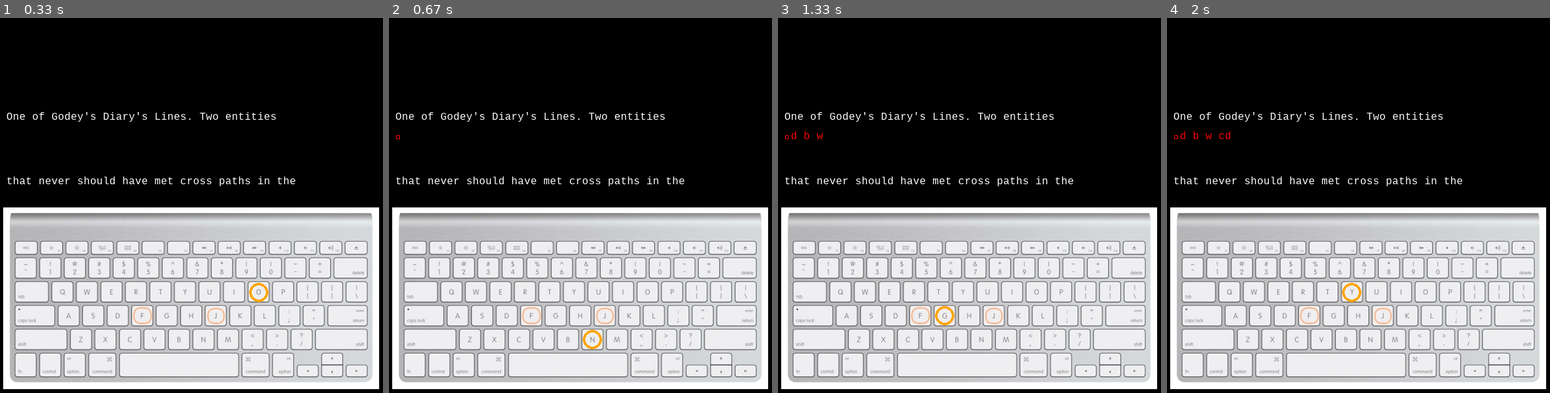
Above: before the commit, frames 1-4 (left to right).
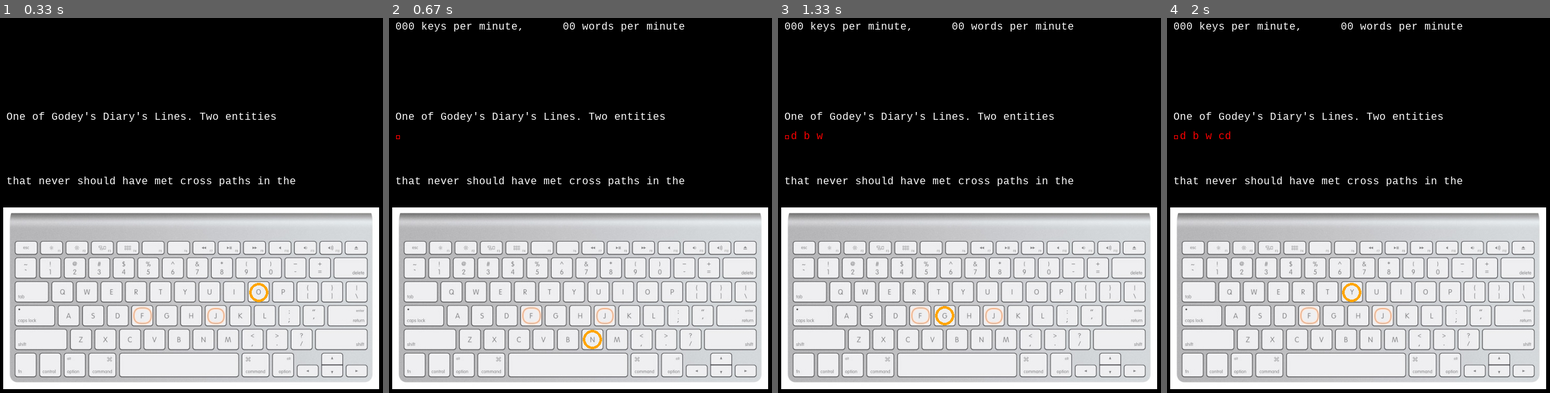
Above: after the commit, the same moments.

Repository: litdream/TypingGym
Game: pygame game, started from module_3.py
Same seed, same stepped clock (60 frames per second), same inputs: the game is played once before the commit and once after it. The source is Python 2; it was converted automatically to run under Python 3.
Inputs:
- Up to frame 1 (0.33 s): no input
- Up to frame 2 (0.67 s): tap Enter at 0.33 s
- Up to frame 3 (1.33 s): hold D 0.67-1.13 s; tap Space at 0.73, 1.03, 1.23 s; tap B at 0.82 s; hold W from 1.17 s (still down); tap C at 1.32 s
- Up to frame 4 (2 s): release W at 1.47 s; hold D 1.5-1.97 s; tap Space at 1.57, 1.87 s

Frame 1 is identical in both runs. In frame 2, 0.5% of the frame differs, in the area x 1-78%, y 1-4%; in frame 3, 0.5%; in frame 4, 0.5%.

Commit message:
stat added.

Diff:
--- a/module_3.py
+++ b/module_3.py
@@ -94,7 +94,23 @@
         lst.append(rtn.pop())
     return rtn
 
+def render_stat(cpm, mpm):
+    global font
+    if not font:
+        font = set_font()
+
+    screen = pygame.display.get_surface()
+    tx,ty = 10,10
+    text = font.render('%03d keys per minute,      %02d words per minute' % (cpm, mpm), True, WHITE  )
+    screen.blit(text, (tx, ty))
+
+
 def main_screen(fname):
+    import time
+    t_app_started = time.time()
+    t_type_started = None
+    typed_lines = list()
+
     arr = list()
     with open(fname) as fh:
         for l in fh:
@@ -135,13 +151,33 @@
     articleSprites.add(l2)
     idx = 0
     leave_key = None
-
+    last_updated = time.time()
+    cpm, mpm = 0,0
     while not done:
         screen.fill(BLACK)
         allSprites.update()
         allSprites.draw(screen)
         key_indicate(screen, ORANGE, cur_line[idx])
-        render_userinput( cur_line, user )
+        render_userinput( cur_line, user)
+
+        #calculate cpm, mpm
+        # t0 = t_type_started
+        correct_user = list()
+        for i,c in enumerate(user):
+            if c == cur_line[i]:
+                correct_user.append(c)
+            else:
+                break
+        str_sofar = ' '.join(typed_lines) + ' ' + ''.join(correct_user)
+
+        now = time.time()
+        if t_type_started:
+            if now - last_updated > 3:
+                interval = now - t_type_started
+                cpm = len(str_sofar) / interval * 60
+                mpm = len( str_sofar.split()) / interval * 60
+                last_updated = now
+            render_stat(cpm, mpm)
 
         #
         # Event handle
@@ -152,8 +188,8 @@
                 done = True
                 pygame.quit()
             elif event.type == pygame.KEYDOWN:
-                # TODO:
-                #   Move back up, rather than quit.
+                if t_type_started is None:
+                    t_type_started = time.time()
                 if event.key == pygame.K_q and ( event.mod & pygame.KMOD_LCTRL ):
                     pygame.quit()
                 if event.mod & pygame.KMOD_SHIFT:
@@ -188,6 +224,8 @@
                     idx += 1
 
         if cur_line == ''.join(user):
+            typed_lines.append(cur_line)
+
             # Scrolling
             cur_line = next_line
             next_line = ' '.join(load_line(arr)) + " "
